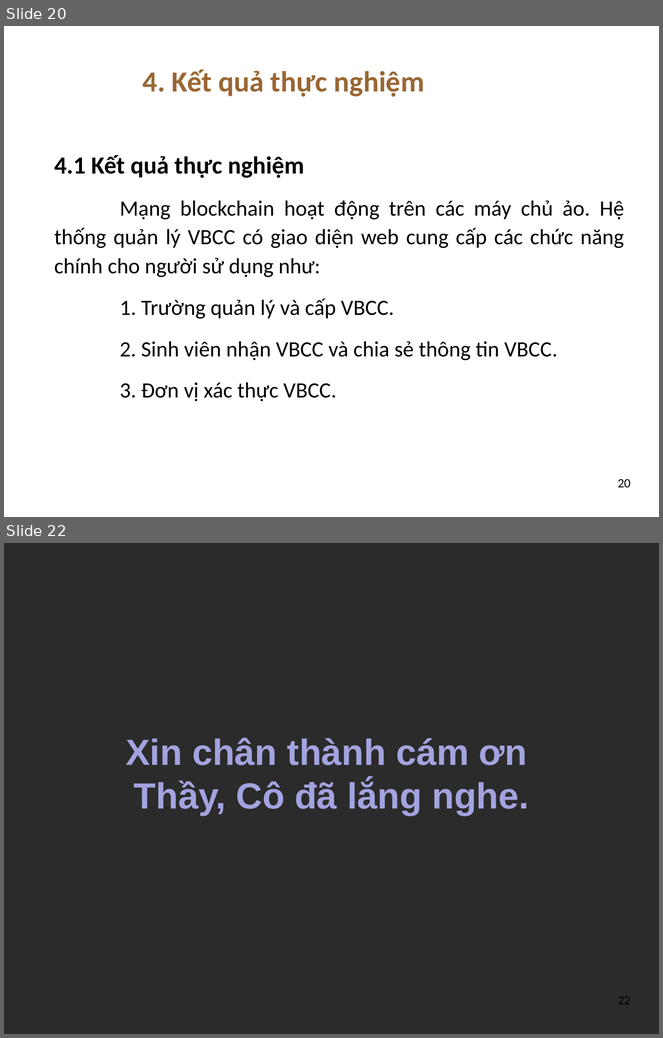
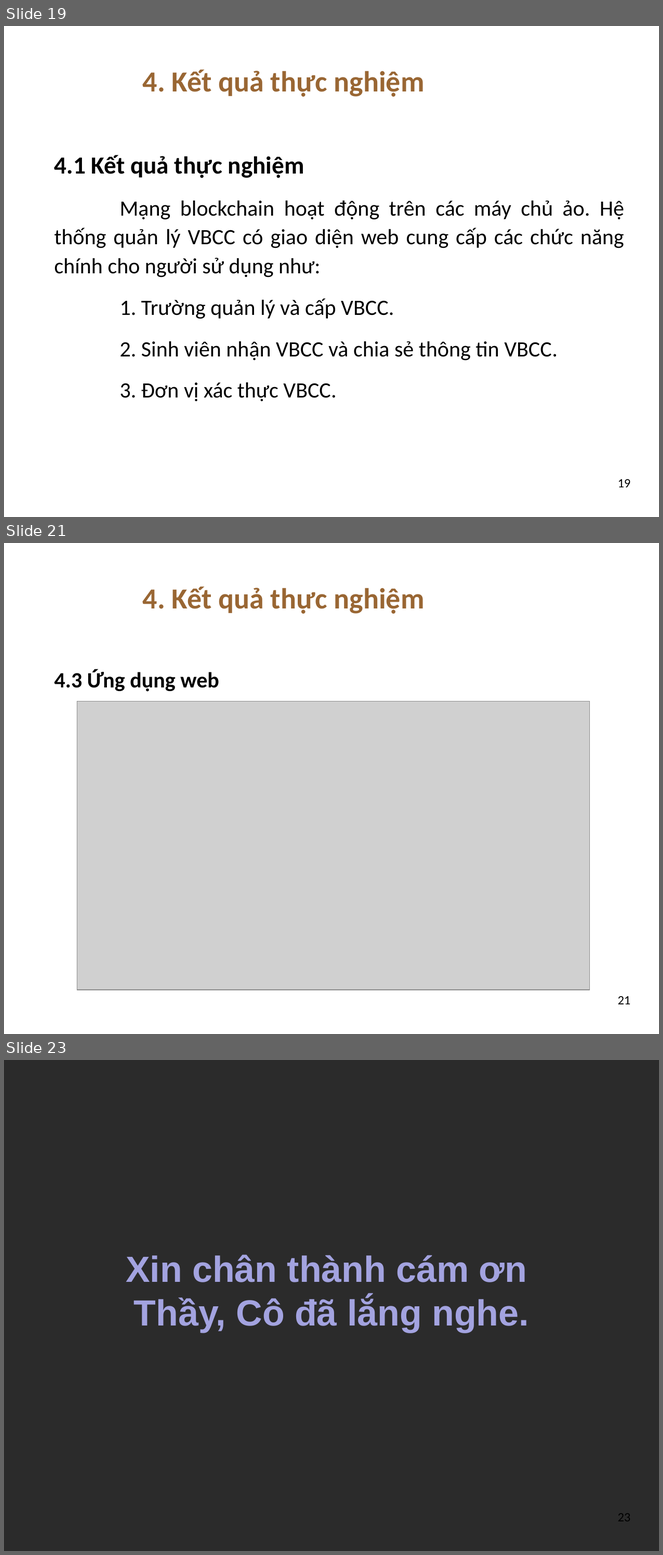
Before and after one commit to dtdungm/blockchain-vbcc, a slide deck: luan_van.pptx. Shown one above the other, each under a label of ours: slides 20 and 22 before the commit, slides 19, 21 and 23 after it; the slides between them are not shown. The pictures are 663x1038 and 663x1555 pixels, drawn with LibreOffice and Linux fonts; fonts in the diff are those of the drawing; grey boxes stand for pictures; background and template pictures are left out; a plain dark background stands for a picture behind light text. Boxes give left, top, right and bottom in pixels: in the first picture for what was removed or moved away, otherwise in the second. Text is boxed around its words. In the diff, an @@ line names an element or a change of style, - is before the commit and + after.

```diff
--- a/luan_van.pptx
+++ b/luan_van.pptx
@@ slide 21 added at (4, 543, 659, 1034), background picture (left out) @@
@@ title added at (143, 587, 424, 614), 32 pt, text #996633, bold @@
+4. Kết quả thực nghiệm
@@ text added at (54, 669, 219, 692), 24 pt, text #000000, bold @@
+    4.3 Ứng dụng web
@@ picture added at (77, 702, 590, 991) @@
@@ page number added at (618, 996, 631, 1005), 14 pt, text #000000 @@
+21
@@ what was slide 20 is now slide 19 @@
@@ page number at (618, 479, 631, 488): text changed @@
-20
+19
@@ what was slide 22 is now slide 23 @@
@@ page number at (618, 1514, 631, 1522): text changed @@
-22
+23
```
Also in this commit, not shown: 7 slides changed, 1 other slide added, 1 slide removed.
